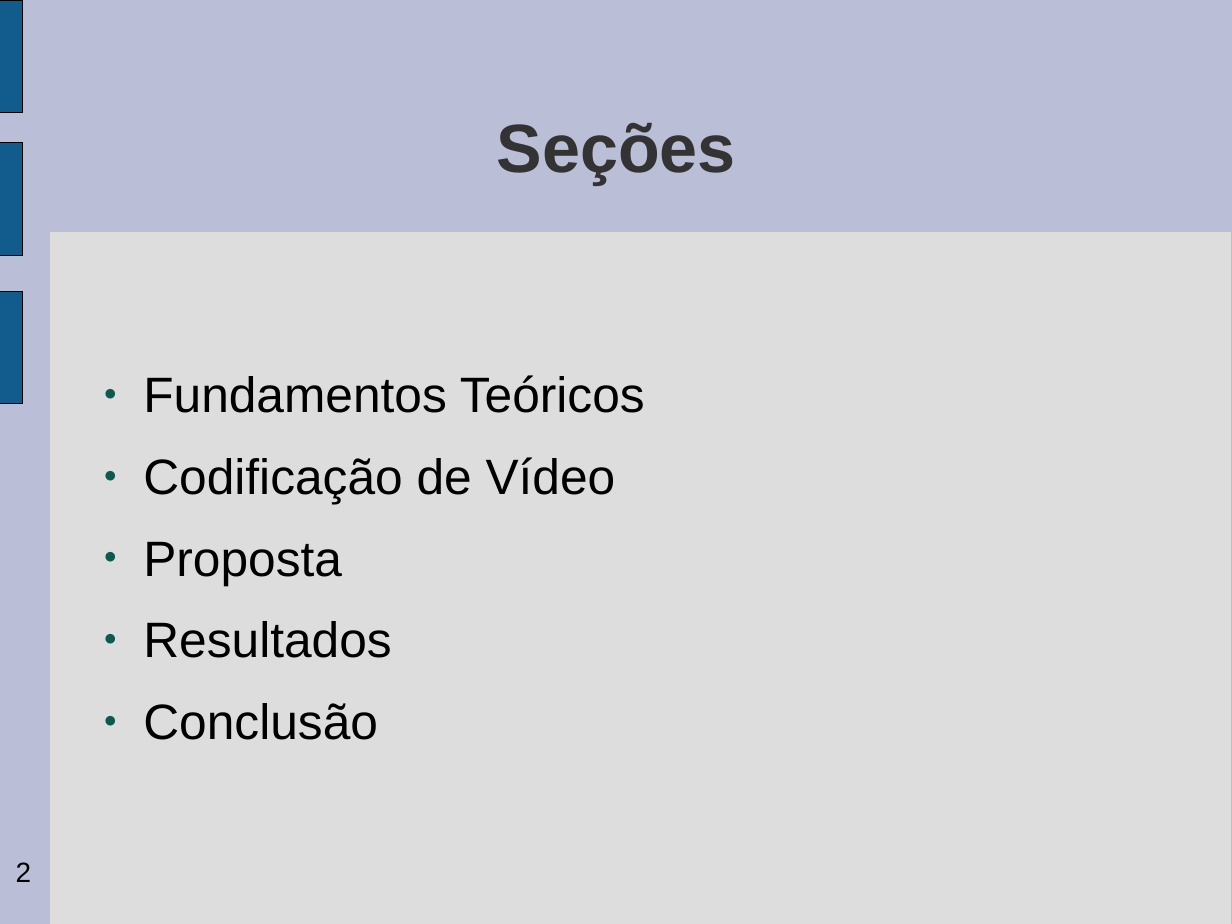
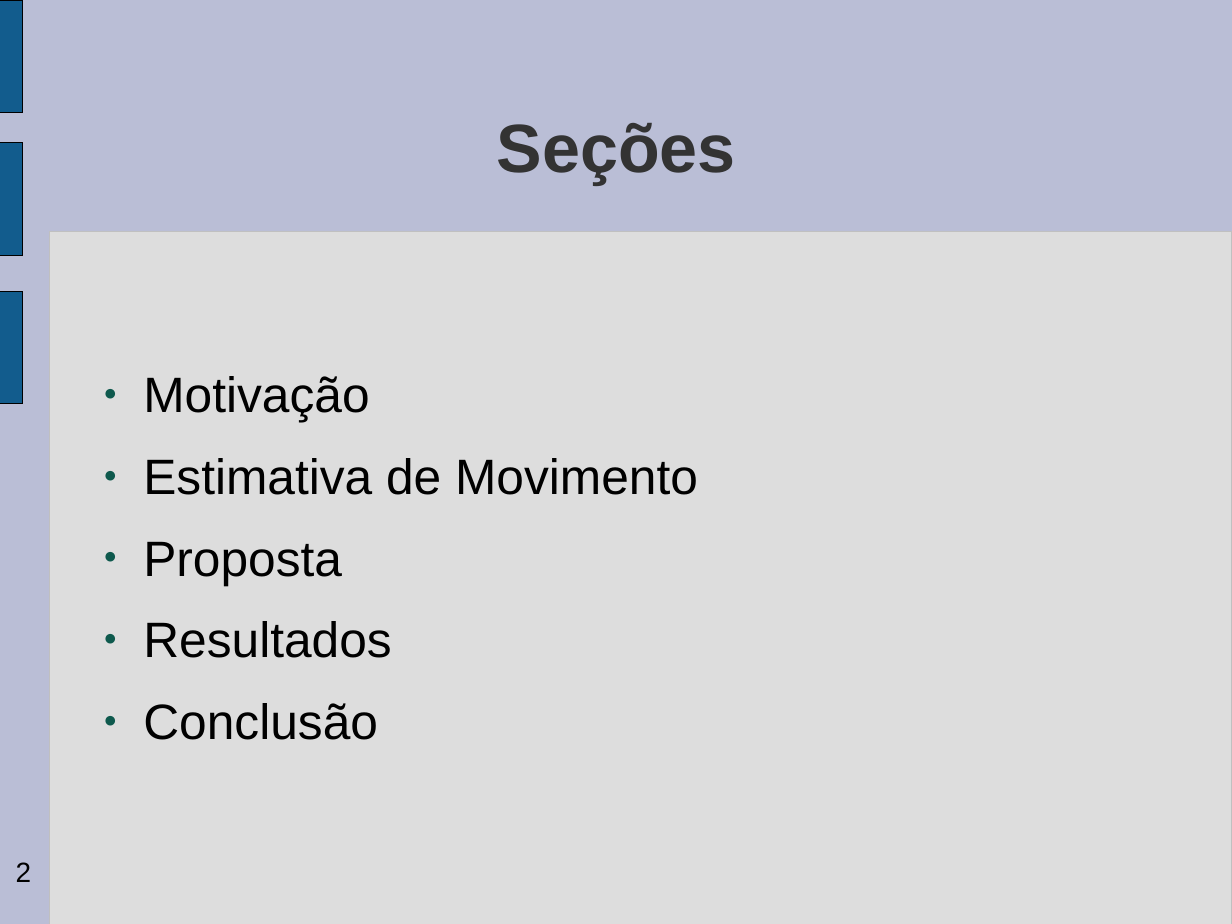
Before and after one commit to gabrieldiego/tg, a slide deck: slide 2 of artigo/apresentacao-tg2.odp. Drawn at 1232x924 pixels with LibreOffice and Linux fonts; fonts in the diff are those of the drawing; background and template pictures are left out. Boxes give left, top, right and bottom in pixels: in the first picture for what was removed or moved away, otherwise in the second. Text is boxed around its words. In the diff, an @@ line names an element or a change of style, - is before the commit and + after.

```diff
--- a/artigo/apresentacao-tg2.odp
+++ b/artigo/apresentacao-tg2.odp
@@ text at <box>143,376,698,495</box>: text changed @@
-● Fundamentos Teóricos
-● Codificação de Vídeo
+● Motivação
+● Estimativa de Movimento
```
Also in this commit, not shown: 10 other slides changed, 4 slides added, 8 slides removed.
